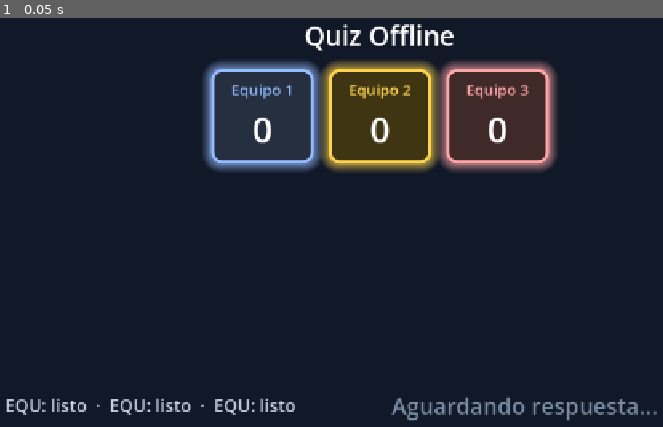
Above: before the commit, frame 1.
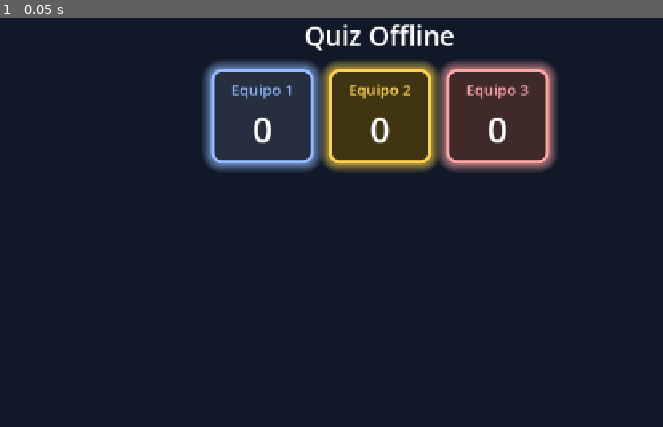
Above: after the commit, the same moment.

Repository: danielgap/touring-snake
Game: Godot game, scene res://scenes/display/display_root.tscn
Two runs of this game, one before a commit and one after it. Both use one fixed random seed, a clock stepped at 60 frames per second and the inputs below. This scene is started directly instead of the project's main scene.
Inputs:
- Up to frame 1 (0.05 s): no input

The runs differ from the first frame. In frame 1, 1.4% of the frame differs, in the area x 0-100%, y 92-99%.

Commit message:
fix: display UX cleanup — full team names, hide redundant status, minigame visibility
- Display score cards: use get_team_name() instead of get_team_short() (3 chars)
- Display BottomBar: hide TeamLocksLabel permanently, hide during IDLE
- Display: hide QuestionCard/OptionsGrid during MINIGAME phase
- Contestant: hide header during IDLE, hide answers during MINIGAME
- Both: use @onready + unique_name_in_owner for HeaderBar/BottomBar
- Remove dead _render_team_locks from render pipeline
- Fix ordering: minigame visibility runs last, only hides (no restore)

Diff:
--- a/quiz/godot/scenes/contestant/contestant_root.tscn
+++ b/quiz/godot/scenes/contestant/contestant_root.tscn
@@ -37,6 +37,7 @@
 theme_override_constants/separation = 16
 
 [node name="HeaderBar" type="HBoxContainer" parent="RootMargin/RootVBox"]
+unique_name_in_owner = true
 layout_mode = 2
 theme_override_constants/separation = 12
 
--- a/quiz/godot/scenes/display/display_root.tscn
+++ b/quiz/godot/scenes/display/display_root.tscn
@@ -70,8 +70,8 @@
 [node name="T1Name" type="Label" parent="MarginContainer/RootVBox/TopBar/ScoreHBox/ScoreCard1/ScoreVBox1"]
 unique_name_in_owner = true
 layout_mode = 2
-theme_override_font_sizes/font_size = 24
-text = "E1"
+theme_override_font_sizes/font_size = 18
+text = "Equipo 1"
 horizontal_alignment = 1
 
 [node name="T1Score" type="Label" parent="MarginContainer/RootVBox/TopBar/ScoreHBox/ScoreCard1/ScoreVBox1"]
@@ -92,8 +92,8 @@
 [node name="T2Name" type="Label" parent="MarginContainer/RootVBox/TopBar/ScoreHBox/ScoreCard2/ScoreVBox2"]
 unique_name_in_owner = true
 layout_mode = 2
-theme_override_font_sizes/font_size = 24
-text = "E2"
+theme_override_font_sizes/font_size = 18
+text = "Equipo 2"
 horizontal_alignment = 1
 
 [node name="T2Score" type="Label" parent="MarginContainer/RootVBox/TopBar/ScoreHBox/ScoreCard2/ScoreVBox2"]
@@ -114,8 +114,8 @@
 [node name="T3Name" type="Label" parent="MarginContainer/RootVBox/TopBar/ScoreHBox/ScoreCard3/ScoreVBox3"]
 unique_name_in_owner = true
 layout_mode = 2
-theme_override_font_sizes/font_size = 24
-text = "E3"
+theme_override_font_sizes/font_size = 18
+text = "Equipo 3"
 horizontal_alignment = 1
 
 [node name="T3Score" type="Label" parent="MarginContainer/RootVBox/TopBar/ScoreHBox/ScoreCard3/ScoreVBox3"]
@@ -253,13 +253,14 @@
 vertical_alignment = 1
 
 [node name="BottomBar" type="HBoxContainer" parent="MarginContainer/RootVBox"]
+unique_name_in_owner = true
 layout_mode = 2
 
 [node name="TeamLocksLabel" type="Label" parent="MarginContainer/RootVBox/BottomBar"]
 unique_name_in_owner = true
 layout_mode = 2
 theme_override_font_sizes/font_size = 28
-text = "E1: LISTO · E2: LISTO · E3: LISTO"
+text = ""
 
 [node name="HSpacer" type="Control" parent="MarginContainer/RootVBox/BottomBar"]
 layout_mode = 2
--- a/quiz/godot/scripts/contestant/contestant_controller.gd
+++ b/quiz/godot/scripts/contestant/contestant_controller.gd
@@ -15,6 +15,7 @@
 const ACCENT_BLUE := Color("#0ea5e9")
 
 ## ── Nodes ─────────────────────────────────────────────────────────
+@onready var _header_bar: HBoxContainer = %HeaderBar
 @onready var team_badge: PanelContainer = %TeamBadge
 @onready var team_name: Label = %TeamName
 @onready var status_badge: PanelContainer = %StatusBadge
@@ -449,6 +450,7 @@
 	# ── Minigame content visibility ────────────────────────────────
 	if state.phase == Enums.GamePhase.MINIGAME and state.current_minigame.id > 0:
 		%QuestionCard.visible = false
+		answer_a.get_parent().visible = false  # AnswerButtons row
 		feedback_card.visible = false
 	elif state.phase != Enums.GamePhase.IDLE:
 		%QuestionCard.visible = true
@@ -967,7 +969,8 @@
 	if state.phase == Enums.GamePhase.IDLE and state.current_minigame.id <= 0:
 		_idle_scoreboard.visible = true
 
-		# Hide other content
+		# Hide other content — header, question, answers, feedback all redundant in IDLE
+		_header_bar.visible = false
 		%QuestionCard.visible = false
 		answer_a.get_parent().visible = false  # AnswerButtons row
 		feedback_card.visible = false
@@ -1017,7 +1020,8 @@
 	if _idle_scoreboard.visible:
 		_stop_idle_pulse()
 		_idle_scoreboard.visible = false
-		# Restore content managed directly by the current game state render.
+		# Restore header and content
+		_header_bar.visible = true
 		%QuestionCard.visible = true
 		feedback_card.visible = true
 
--- a/quiz/godot/scripts/display/display_controller.gd
+++ b/quiz/godot/scripts/display/display_controller.gd
@@ -63,6 +63,7 @@
 @onready var team_locks_label: Label = %TeamLocksLabel
 @onready var feedback_label: Label = %FeedbackLabel
 @onready var lock_label: Label = %LockLabel
+@onready var _bottom_bar: HBoxContainer = %BottomBar
 ## Dynamic nodes
 var _trivia_card: PanelContainer
 var _trivia_label: Label
@@ -107,9 +108,9 @@
 # ═══════════════════════════════════════════════════════════════════
 
 func _wire_config_values() -> void:
-	%T1Name.text = ShowConfig.get_team_short(1)
-	%T2Name.text = ShowConfig.get_team_short(2)
-	%T3Name.text = ShowConfig.get_team_short(3)
+	%T1Name.text = ShowConfig.get_team_name(1)
+	%T2Name.text = ShowConfig.get_team_name(2)
+	%T3Name.text = ShowConfig.get_team_name(3)
 
 
 func _on_config_changed() -> void:
@@ -154,7 +155,8 @@
 	_style_option_card(opt_card_c, CARD_BG_DIM, CARD_BORDER, BORDER_NORMAL)
 	_style_option_card(opt_card_d, CARD_BG_DIM, CARD_BORDER, BORDER_NORMAL)
 
-	# Bottom bar — readable dim text
+	# Bottom bar — hide TeamLocksLabel (always redundant, score cards show team state)
+	team_locks_label.visible = false
 	team_locks_label.add_theme_color_override("font_color", TEXT_DIM)
 	feedback_label.add_theme_color_override("font_color", TEXT_DIM)
 	lock_label.add_theme_color_override("font_color", TEXT_DIM)
@@ -541,6 +543,8 @@
 		%ScoreCard2.visible = false
 		%ScoreCard3.visible = false
 		%PhaseCard.visible = false
+		# Hide BottomBar during IDLE — statuses are redundant
+		_bottom_bar.visible = false
 		var options_grid: Node = get_node_or_null("MarginContainer/RootVBox/CenterVBox/OptionsGrid")
 		if options_grid != null:
 			options_grid.visible = false
@@ -604,6 +608,8 @@
 		var options_grid: Node = get_node_or_null("MarginContainer/RootVBox/CenterVBox/OptionsGrid")
 		if options_grid != null:
 			options_grid.visible = true
+		# Restore BottomBar visibility for non-IDLE phases
+		_bottom_bar.visible = true
 
 
 func _start_idle_pulse() -> void:
@@ -682,7 +688,6 @@
 	_render_question(state, question_changed)
 	_render_options(state, phase_changed)
 	_render_score_cards(state)
-	_render_team_locks(state)
 	_render_feedback(state)
 	_render_lock_info(state)
 	_render_trivia(state)
@@ -690,6 +695,8 @@
 	_render_question_images(state)
 	_render_minigame_images(state)
 	_render_idle_scoreboard(state)
+	# Minigame visibility runs LAST — it overrides idle scoreboard restore
+	_render_minigame_visibility(state)
 
 	if phase_changed and _prev_phase >= 0:
 		_animate_phase_transition(state)
@@ -752,6 +759,17 @@
 		phase_style.shadow_size = GLOW_SIZE + 8
 
 
+func _render_minigame_visibility(state: GameState) -> void:
+	if state.phase != Enums.GamePhase.MINIGAME or state.current_minigame.id <= 0:
+		return  # Only HIDE during minigame — never restore (other functions handle that)
+	%QuestionCard.visible = false
+	var options_grid: Node = get_node_or_null("MarginContainer/RootVBox/CenterVBox/OptionsGrid")
+	if options_grid != null:
+		options_grid.visible = false
+	if _trivia_card != null:
+		_trivia_card.visible = false
+
+
 func _render_question(state: GameState, animate: bool = false) -> void:
 	if state.phase == Enums.GamePhase.MINIGAME:
 		question_text.text = ""
@@ -838,24 +856,18 @@
 		_update_score_card_style(3, %ScoreCard3, TEAM3_BG, TEAM3_COLOR, state)
 
 
-func _render_team_locks(state: GameState) -> void:
-	var parts: PackedStringArray = []
-	var count: int = ShowConfig.get_team_count()
-	for team_id in range(1, count + 1):
-		var lock_state: int = state.team_lock_state(team_id)
-		var status_text: String = "listo"
-		match lock_state:
-			Enums.TeamLockState.LOCKED_OUT:
-				status_text = "BLOQUEADO"
-			Enums.TeamLockState.ACTIVE:
-				status_text = "EN TURNO"
-			Enums.TeamLockState.FROZEN:
-				status_text = "EN PAUSA"
-		parts.append("%s: %s" % [ShowConfig.get_team_short(team_id), status_text])
-	team_locks_label.text = "  ·  ".join(parts)
+# TeamLocksLabel permanently hidden — score cards show team state
+# Kept as stub in case team lock display is needed in the future
+func _render_team_locks(_state: GameState) -> void:
+	pass
 
 
 func _render_feedback(state: GameState) -> void:
+	# During IDLE, no feedback needed — bottom bar is hidden anyway
+	if state.phase == Enums.GamePhase.IDLE:
+		feedback_label.text = ""
+		return
+
 	if state.locked_team_id <= 0:
 		feedback_label.text = "Aguardando respuesta..."
 		feedback_label.add_theme_color_override("font_color", TEXT_MUTED)
